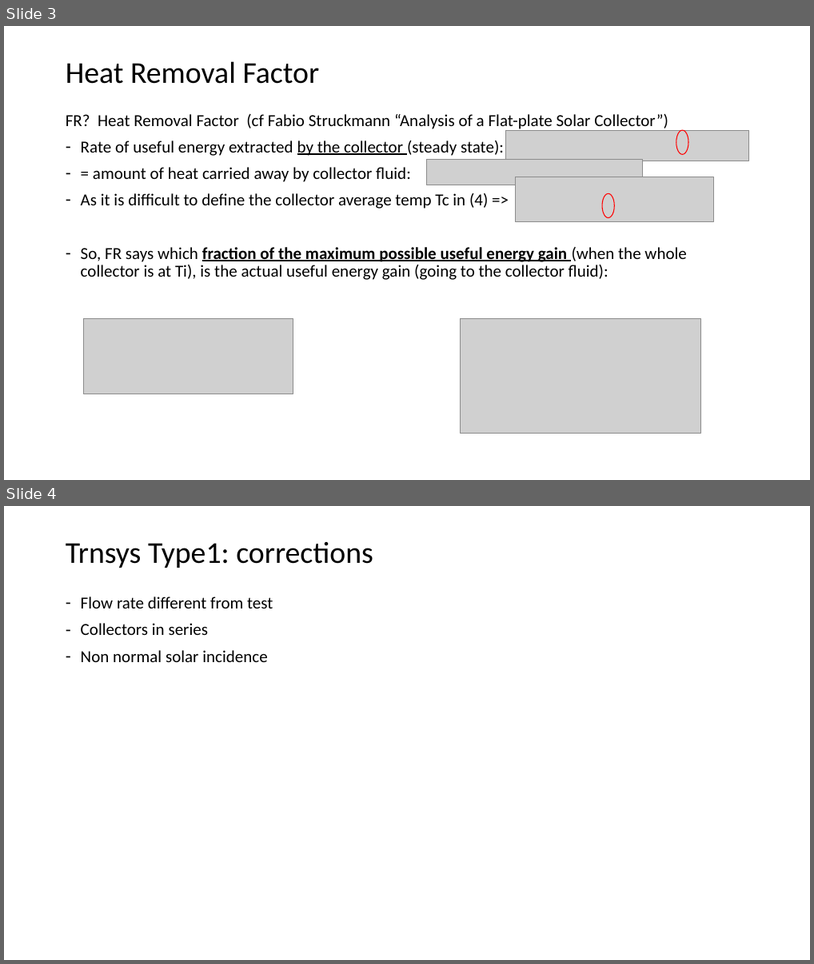
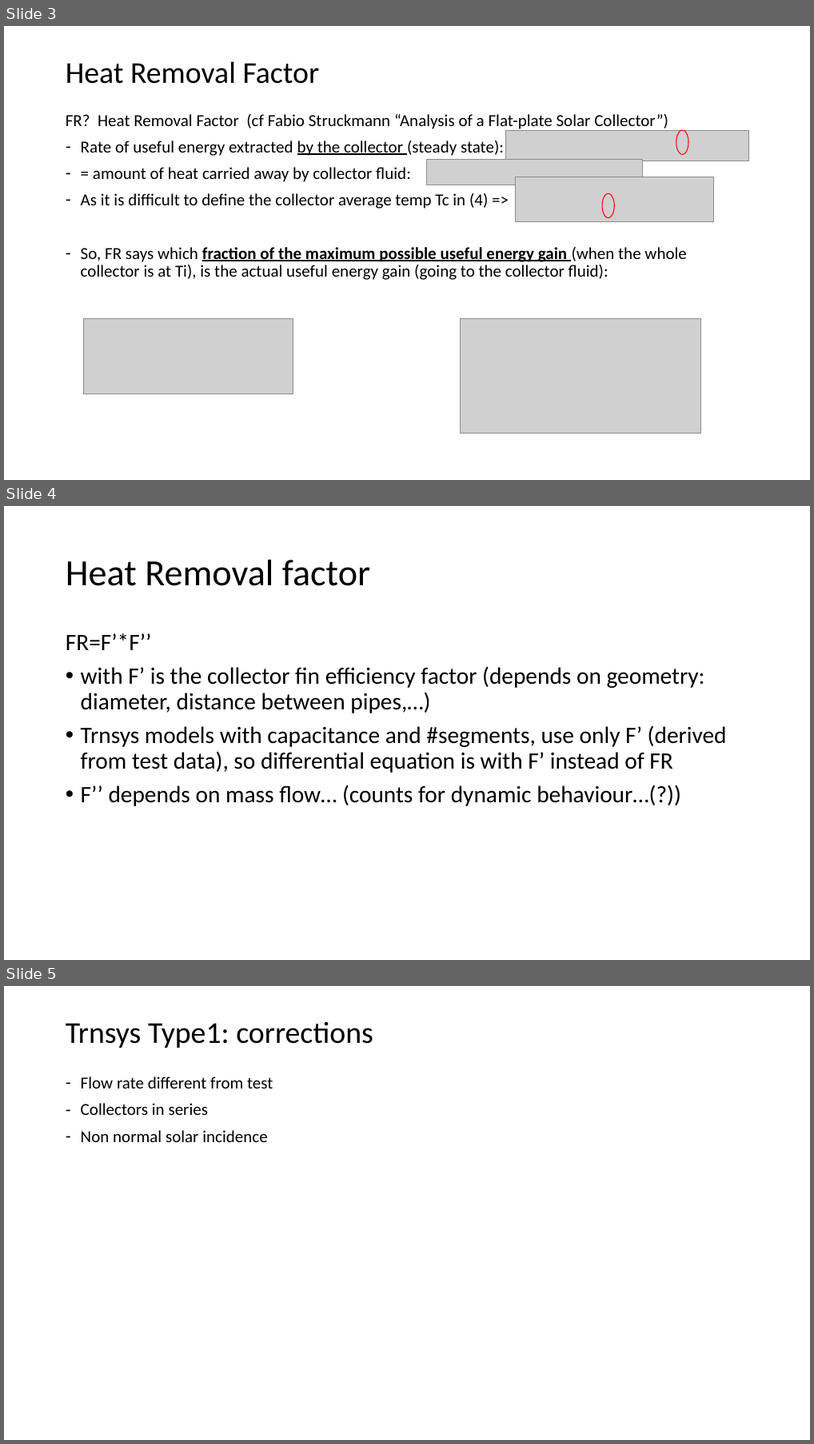
Before and after one commit to MargotDePauw/TETRA-warmtenetten, a slide deck: model zonnecollector/achtergrond/Solar collector.pptx. Shown one above the other, each under a label of ours: slides 3 and 4 before the commit, slides 3, 4 and 5 after it. The pictures are 814x964 and 814x1444 pixels, drawn with LibreOffice and Linux fonts; fonts in the diff are those of the drawing; grey boxes stand for pictures. Boxes give left, top, right and bottom in pixels: in the first picture for what was removed or moved away, otherwise in the second. Text is boxed around its words. In the diff, an @@ line names an element or a change of style, - is before the commit and + after.

Commit message:
zonnecollector: IAM voor long en transv richting, berekening met en zonder inertie, correctie ifv debiet. Geverifieerd met trnsys Type71 en Type538.

```diff
--- a/model zonnecollector/achtergrond/Solar collector.pptx
+++ b/model zonnecollector/achtergrond/Solar collector.pptx
@@ slide 4 added at bbox=[4, 506, 810, 960], background #FFFFFF @@
@@ title added at bbox=[66, 560, 370, 586], 44 pt, text #000000 @@
+Heat Removal factor
@@ text added at bbox=[66, 633, 727, 806], 28 pt, text #000000 @@
+FR=F’*F’’
+• with F’ is the collector fin efficiency factor (depends on geometry: diameter, distance between pipes,…)
+• Trnsys models with capacitance and #segments, use only F’ (derived from test data), so differential equation is with F’ instead of FR
+• F’’ depends on mass flow… (counts for dynamic behaviour…(?))
@@ what was slide 4 is now slide 5 @@
```
Also in this commit, not shown: 2 slides changed, 5 other slides added, 1 slide removed, 2 other files.
